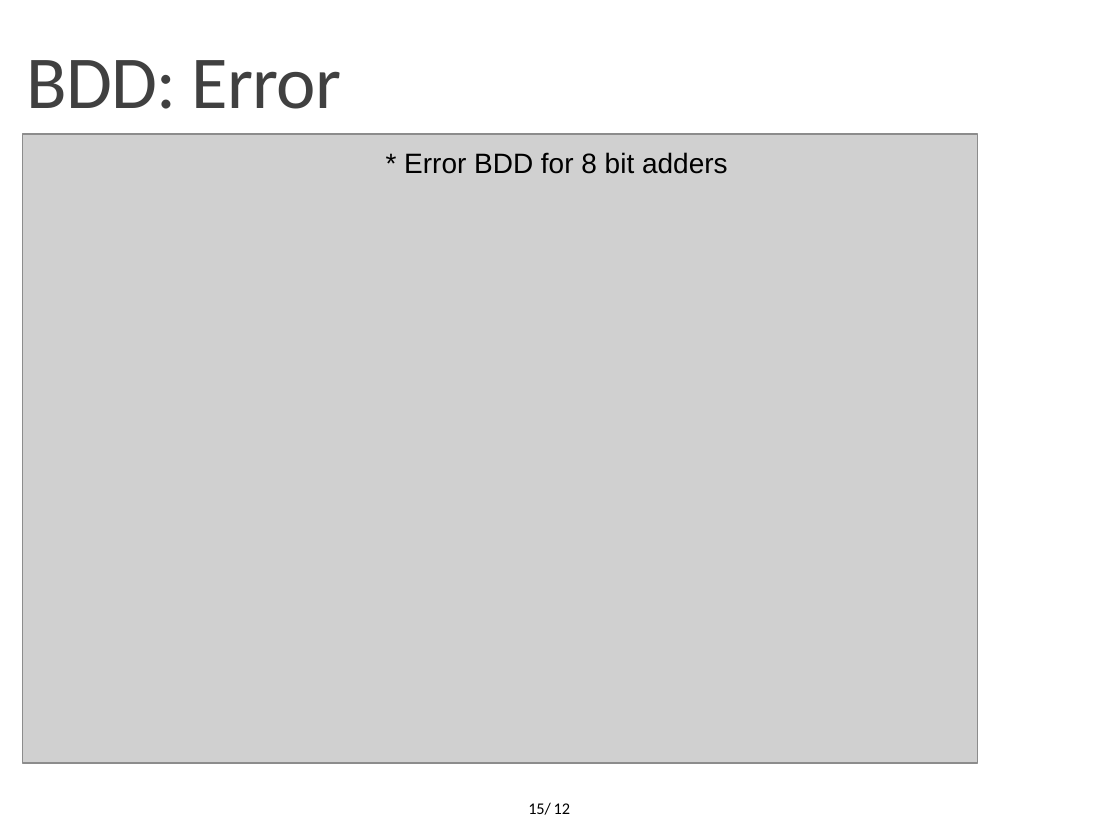
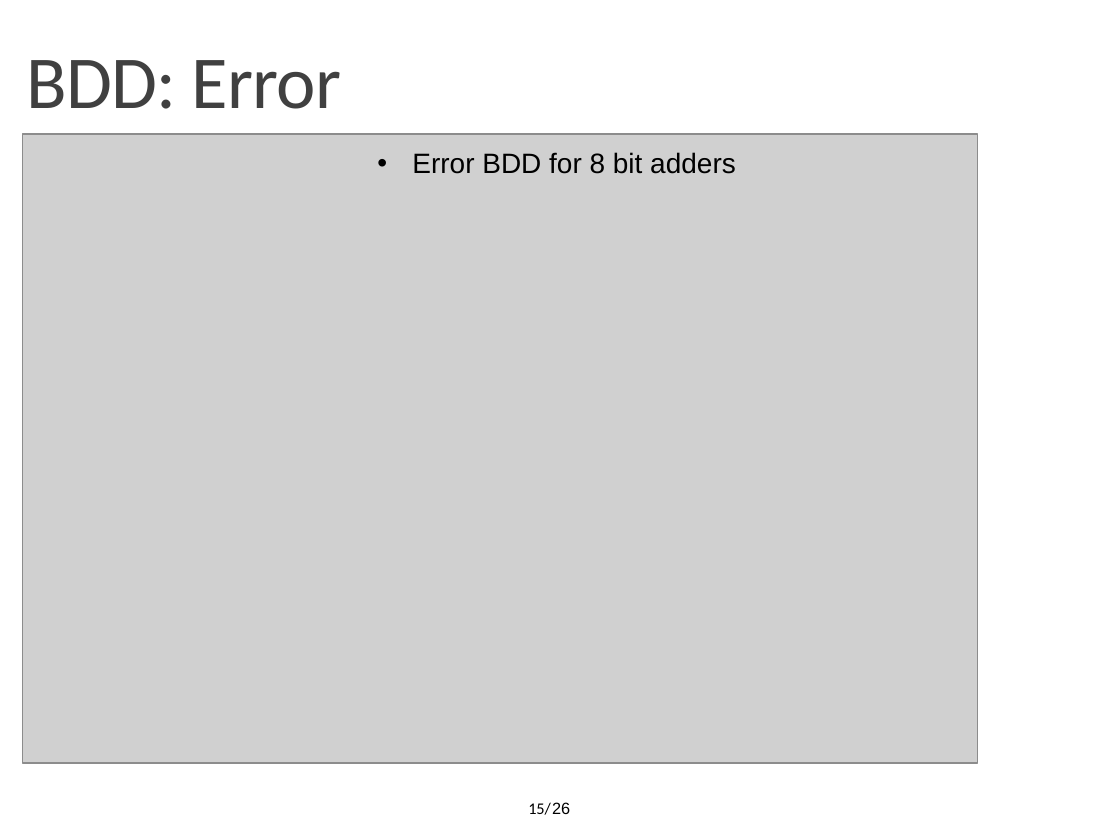
Before and after one commit to OrionLightning/Approximate-Circuit, a slide deck: slide 15 of Presentation Slides/Second Midterm (11-01-2022)/Midterm 11-01-2022.pptx. Drawn at 1120x840 pixels with LibreOffice and Linux fonts; fonts in the diff are those of the drawing; grey boxes stand for pictures; background and template pictures are left out. Boxes give left, top, right and bottom in pixels: in the first picture for what was removed or moved away, otherwise in the second. Text is boxed around its words. In the diff, an @@ line names an element or a change of style, - is before the commit and + after.

```diff
--- a/Presentation Slides/Second Midterm (11-01-2022)/Midterm 11-01-2022.pptx
+++ b/Presentation Slides/Second Midterm (11-01-2022)/Midterm 11-01-2022.pptx
@@ text in picture at [412, 152, 736, 174]: text changed @@
-* Error BDD for 8 bit adders
+• Error BDD for 8 bit adders
@@ text at [552, 802, 570, 814]: text changed; font Calibri to Arial @@
-12
+26
```
Also in this commit, not shown: 24 other slides changed, 1 other file.
